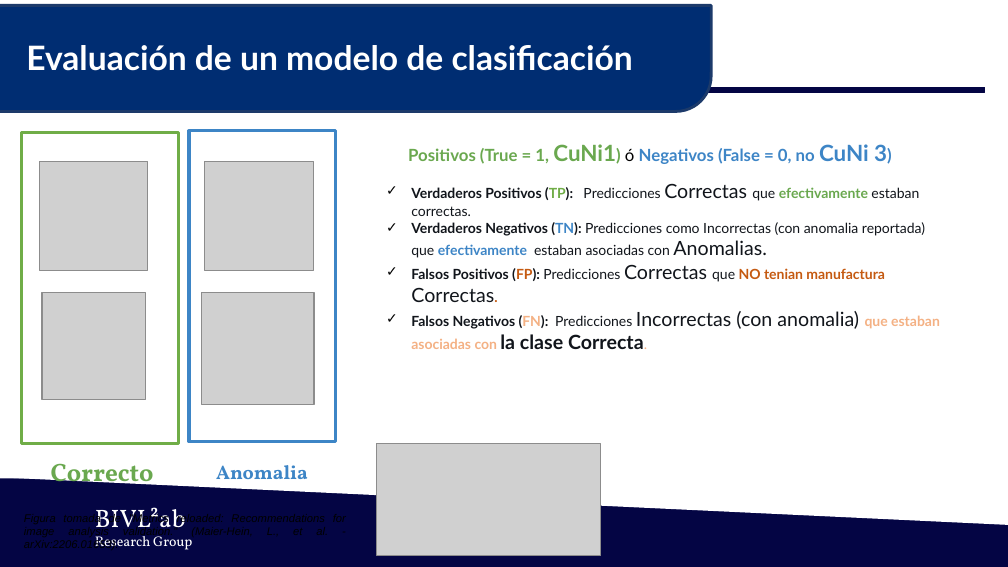
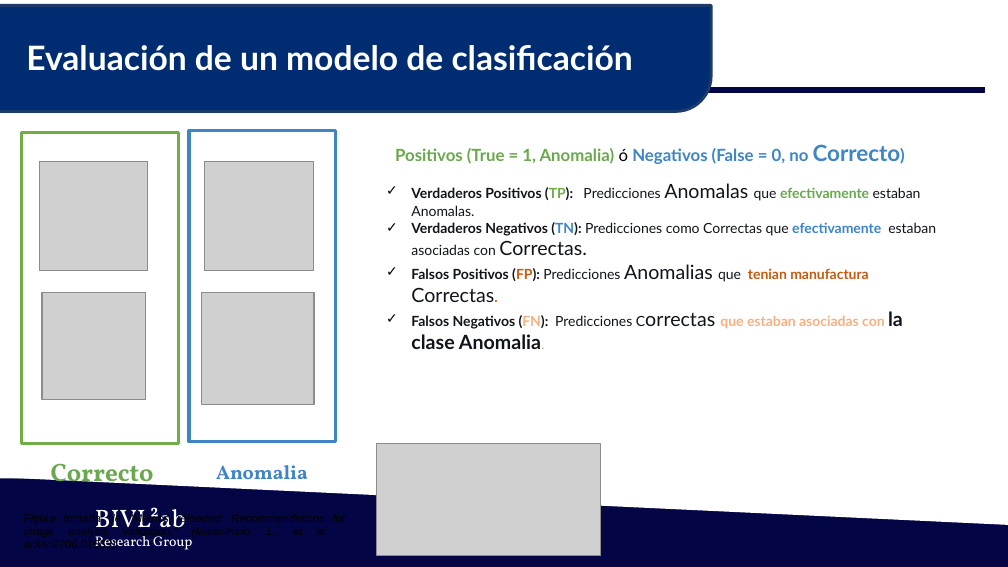
Before and after one commit to Lalo0105/ai-uis-student, a slide deck: slide 8 of 1. Lectures/pres 7 Evaluación de clasificadores.pptx. Drawn at 1008x567 pixels with LibreOffice and Linux fonts; fonts in the diff are those of the drawing; grey boxes stand for pictures; background and template pictures are left out. Boxes give left, top, right and bottom in pixels: in the first picture for what was removed or moved away, otherwise in the second. Text is boxed around its words. In the diff, an @@ line names an element or a change of style, - is before the commit and + after.

```diff
--- a/1. Lectures/pres 7 Evaluación de clasificadores.pptx
+++ b/1. Lectures/pres 7 Evaluación de clasificadores.pptx
@@ text at [395,144,900,164]: text changed @@
-Positivos (True = 1, CuNi1) ó Negativos (False = 0, no CuNi 3)
+Positivos (True = 1, Anomalia) ó Negativos (False = 0, no Correcto)
@@ text at [411,183,936,349]: text changed; bold on @@
-✓ Verdaderos Positivos (TP): Predicciones Correctas que efectivamente estaban correctas.
-✓ Verdaderos Negativos (TN): Predicciones como Incorrectas (con anomalia reportada) que efectivamente estaban asociadas con Anomalias.
-✓ Falsos Positivos (FP): Predicciones Correctas que NO tenian manufactura Correctas.
-✓ Falsos Negativos (FN): Predicciones Incorrectas (con anomalia) que estaban asociadas con la clase Correcta.
+✓ Verdaderos Positivos (TP): Predicciones Anomalas que efectivamente estaban Anomalas.
+✓ Verdaderos Negativos (TN): Predicciones como Correctas que efectivamente estaban asociadas con Correctas.
+✓ Falsos Positivos (FP): Predicciones Anomalias que tenian manufactura Correctas.
+✓ Falsos Negativos (FN): Predicciones Correctas que estaban asociadas con la clase Anomalia.
```
Also in this commit, not shown: 10 other slides changed, 5 slides added, 3 other files.
